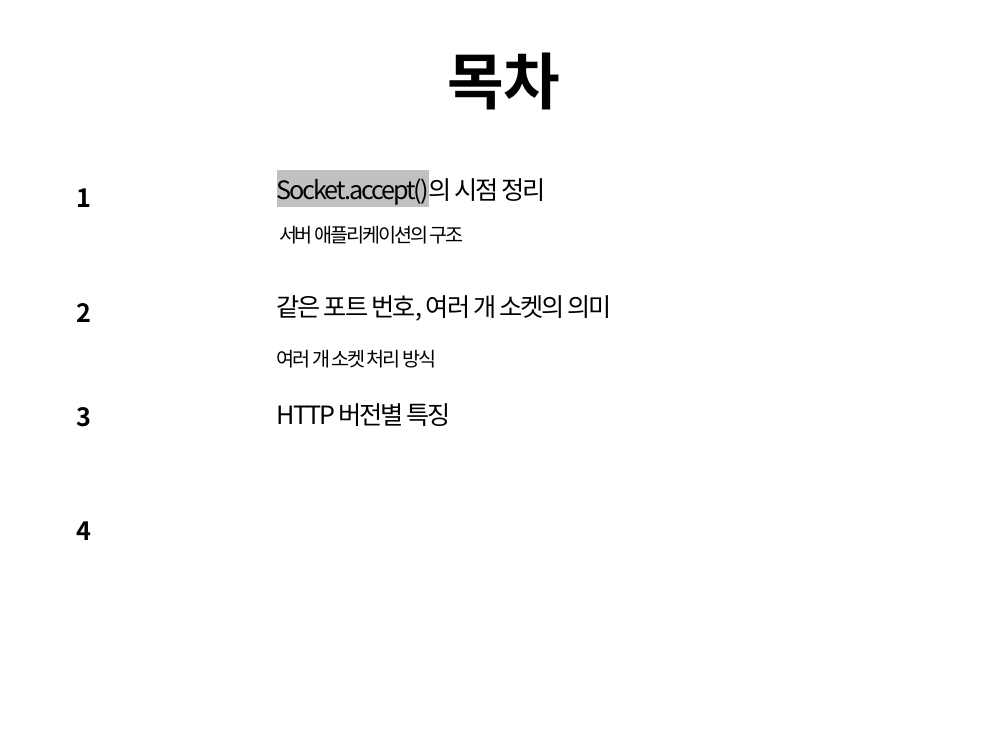
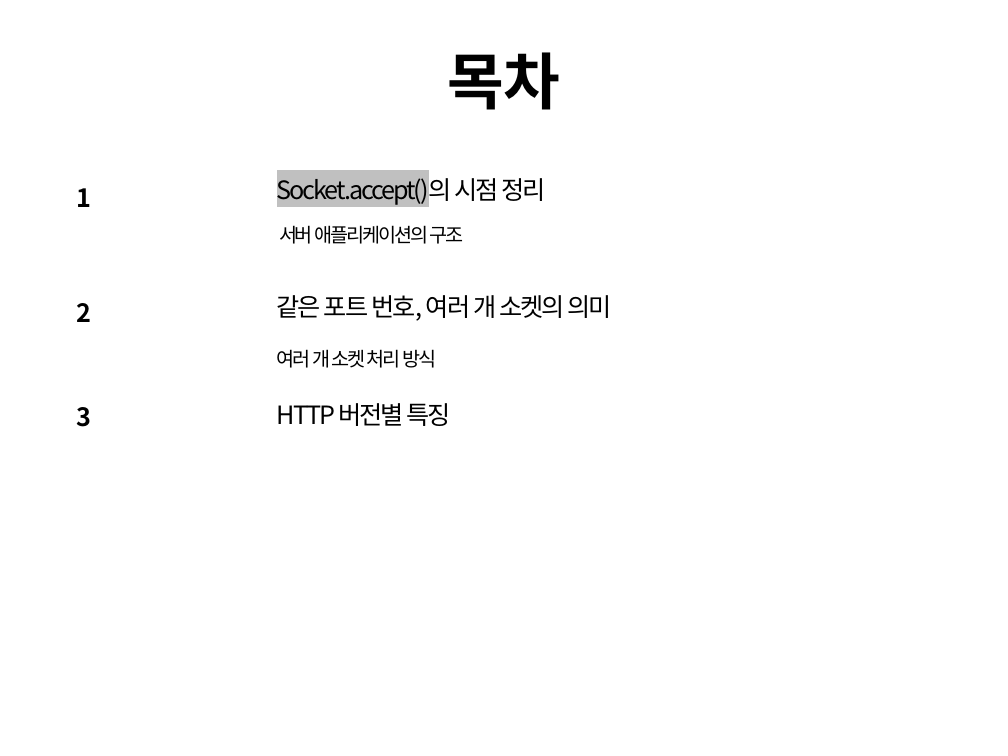
Before and after one commit to cs-study-org/cs-study, a slide deck: slide 2 of 16/yongki/WebServer.pptx. Drawn at 1008x756 pixels with LibreOffice and Linux fonts; fonts in the diff are those of the drawing. Boxes give left, top, right and bottom in pixels: in the first picture for what was removed or moved away, otherwise in the second. Text is boxed around its words. In the diff, an @@ line names an element or a change of style, - is before the commit and + after.

```diff
--- a/16/yongki/WebServer.pptx
+++ b/16/yongki/WebServer.pptx
@@ text removed at (77, 521, 92, 540) @@
-4
```
Also in this commit, not shown: 4 other slides changed, 1 slide added, 1 slide removed, 2 other files.
